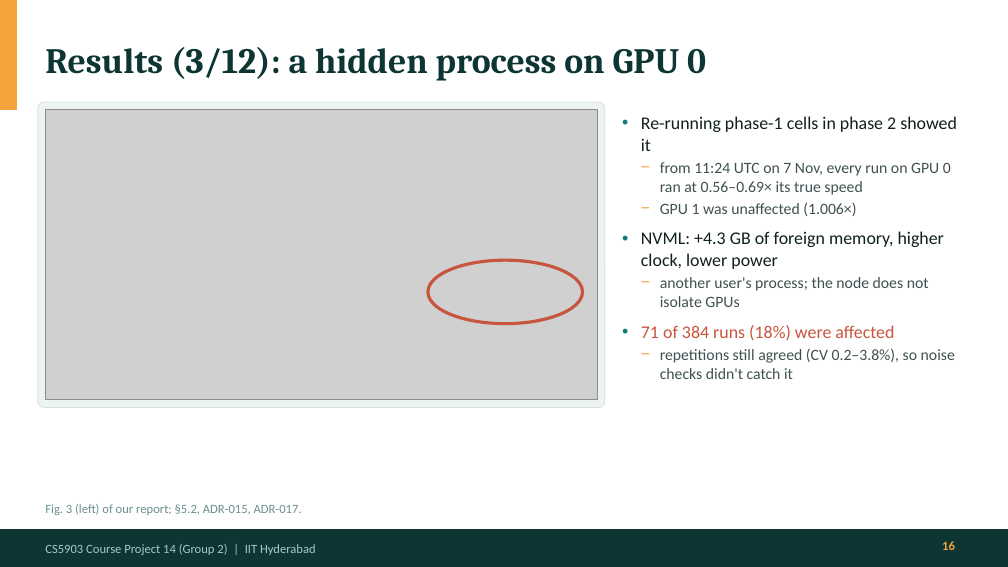
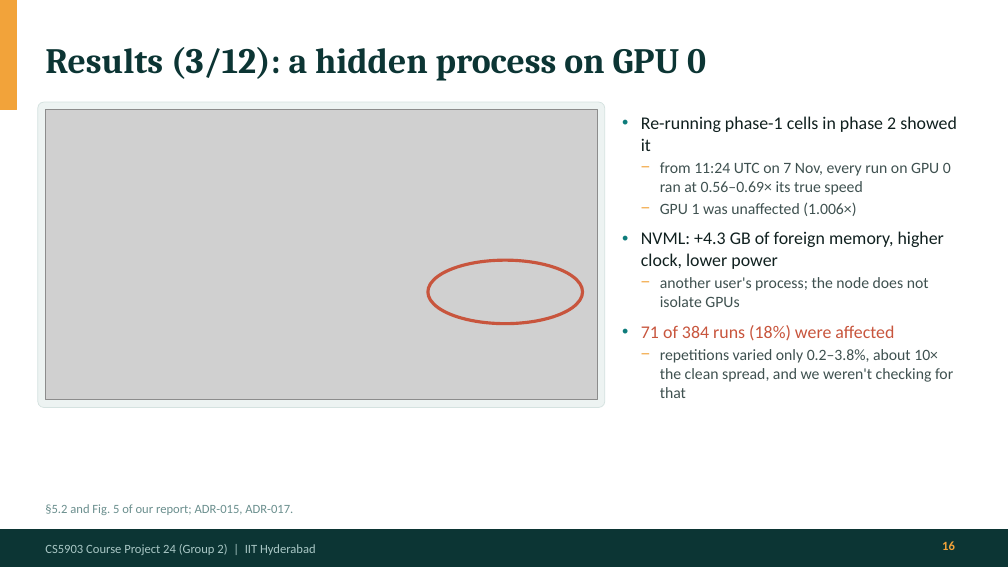
Before and after one commit to Panshul-Jindal/SpeedingUpLLMInference, a slide deck: slide 16 of docs/presentation/LLM_Serving_Final_Presentation.pptx. Drawn at 1008x567 pixels with LibreOffice and Linux fonts; fonts in the diff are those of the drawing; grey boxes stand for pictures. Boxes give left, top, right and bottom in pixels: in the first picture for what was removed or moved away, otherwise in the second. Text is boxed around its words. In the diff, an @@ line names an element or a change of style, - is before the commit and + after.

```diff
--- a/docs/presentation/LLM_Serving_Final_Presentation.pptx
+++ b/docs/presentation/LLM_Serving_Final_Presentation.pptx
@@ text at <box>660,349,953,398</box>: text changed @@
-  − repetitions still agreed (CV 0.2–3.8%), so noise checks didn't catch it
+  − repetitions varied only 0.2–3.8%, about 10× the clean spread, and we weren't checking for that
@@ text at <box>45,504,293,515</box>: text changed @@
-Fig. 3 (left) of our report; §5.2, ADR-015, ADR-017.
+§5.2 and Fig. 5 of our report; ADR-015, ADR-017.
@@ text at <box>45,544,316,555</box>: text changed @@
-CS5903 Course Project 14 (Group 2) | IIT Hyderabad
+CS5903 Course Project 24 (Group 2) | IIT Hyderabad
```
Also in this commit, not shown: 27 other slides changed, 1 other file.
